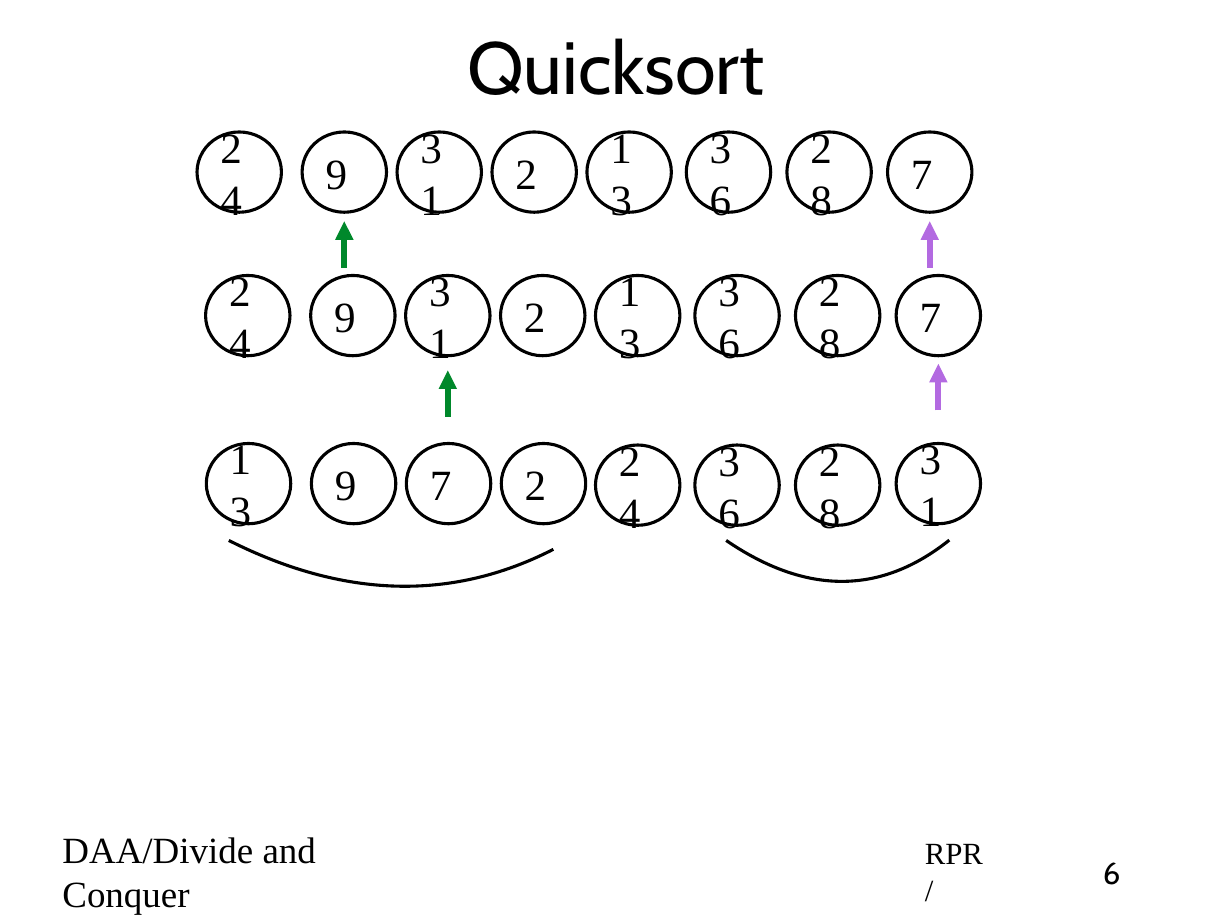
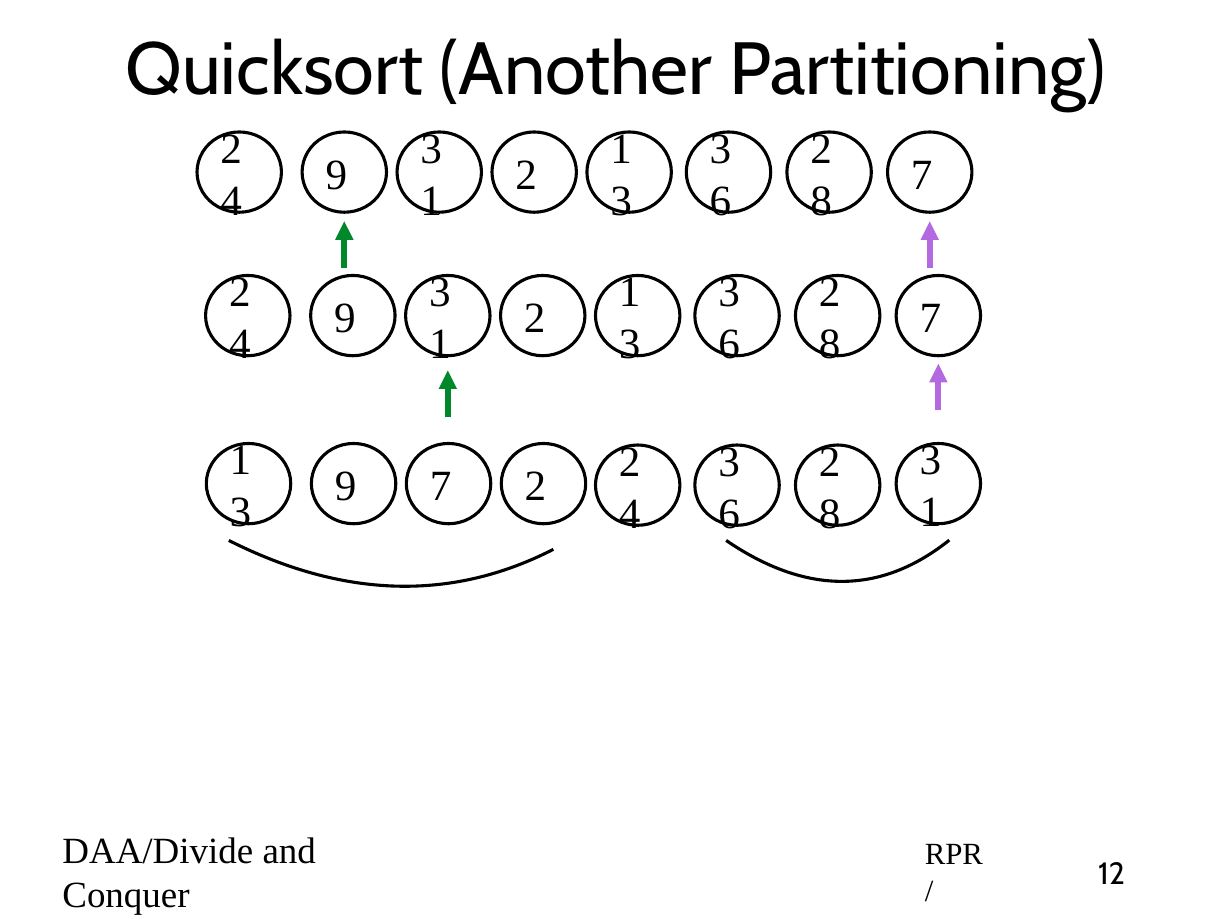
Before and after one commit to rprustagi/2019_20-Even-18CS42-DAA, a slide deck: slide 12 of Slides/2020-Even-DAA-L12-Divide-Conquer-Quicksort.pptx (slide 6 before the commit). Drawn at 1232x924 pixels with LibreOffice and Linux fonts; fonts in the diff are those of the drawing. Boxes give left, top, right and bottom in pixels: in the first picture for what was removed or moved away, otherwise in the second. Text is boxed around its words. In the diff, an @@ line names an element or a change of style, - is before the commit and + after.

```diff
--- a/Slides/2020-Even-DAA-L12-Divide-Conquer-Quicksort.pptx
+++ b/Slides/2020-Even-DAA-L12-Divide-Conquer-Quicksort.pptx
@@ title at (x1=126, y1=38, x2=1106, y2=110): text changed @@
-Quicksort
+Quicksort (Another Partitioning)
@@ page number at (x1=1098, y1=862, x2=1125, y2=884): text changed @@
-6
+12
```
Also in this commit, not shown: 5 other slides changed, 8 slides added, 1 other file.
